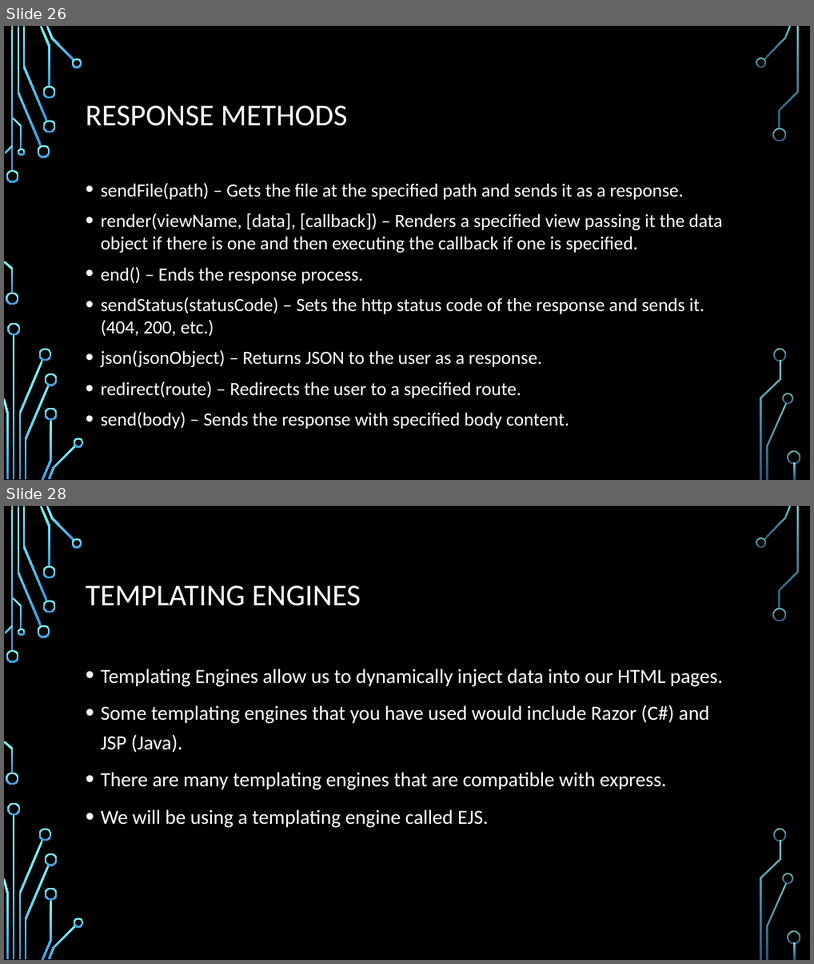
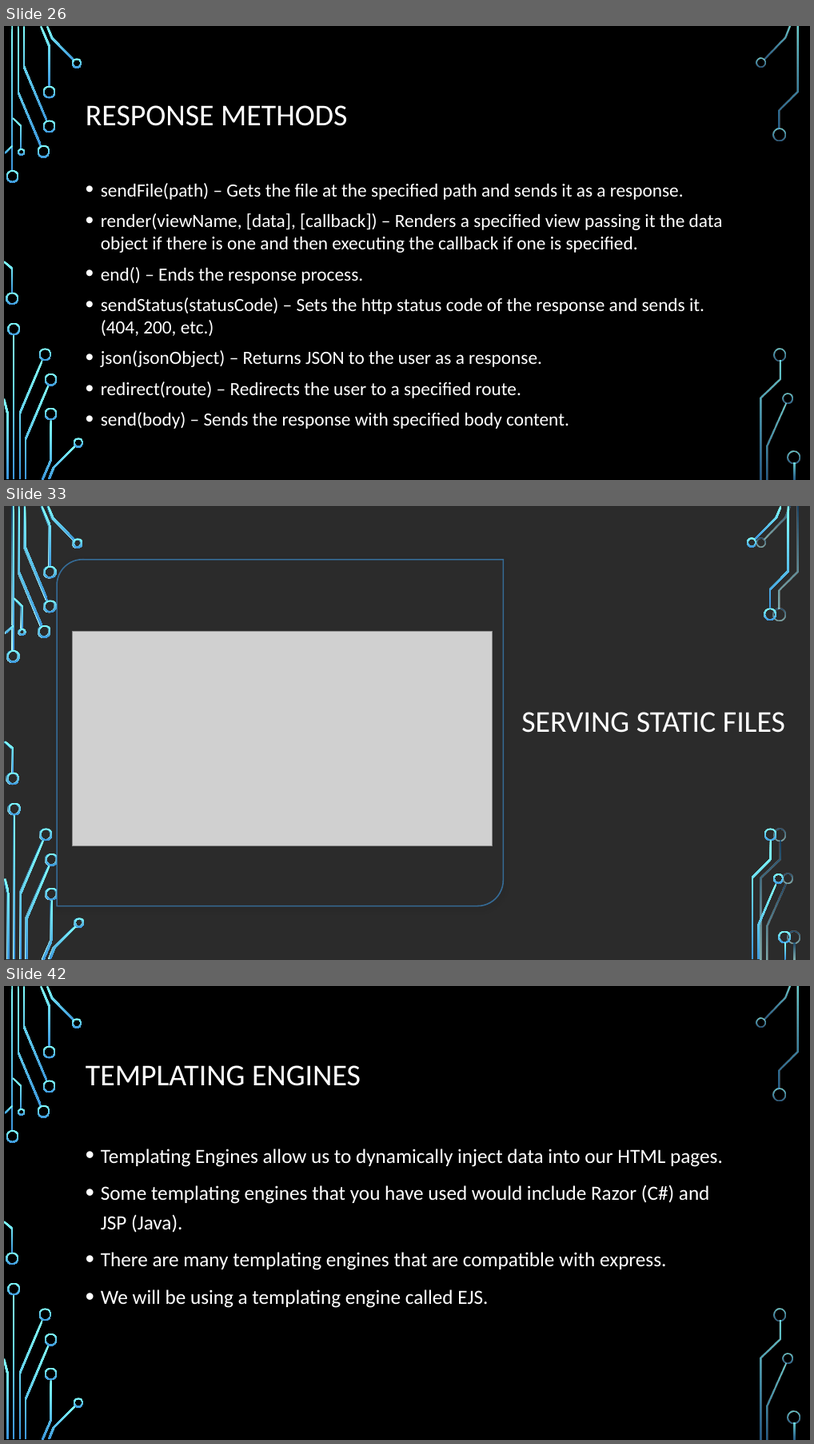
Before and after one commit to aliceroherty/ResearchProject, a slide deck: Presentation/Node.pptx. Shown one above the other, each under a label of ours: slides 26 and 28 before the commit, slides 26, 33 and 42 after it; the slides between them are not shown. The pictures are 814x964 and 814x1444 pixels, drawn with LibreOffice and Linux fonts; fonts in the diff are those of the drawing; grey boxes stand for pictures; background and template pictures are left out; a plain dark background stands for a picture behind light text. Boxes give left, top, right and bottom in pixels: in the first picture for what was removed or moved away, otherwise in the second. Text is boxed around its words. In the diff, an @@ line names an element or a change of style, - is before the commit and + after.

```diff
--- a/Presentation/Node.pptx
+++ b/Presentation/Node.pptx
@@ slide 33 added at (4, 506, 810, 960), background picture (left out) @@
@@ round diag rect added at (57, 560, 503, 905), fill #FFFFFF, outline #3D97DE 1.5 pt @@
@@ picture added at (72, 632, 493, 845) @@
@@ title added at (522, 712, 786, 732), 36 pt, text #FFFFFF @@
+SERVING STATIC FILES
@@ group added at (4, 506, 792, 960): 33 freeform shapes, 3 rectangles @@
@@ group added at (4, 506, 801, 960): 33 freeform shapes, 3 rectangles @@
@@ what was slide 28 is now slide 42 @@
```
Also in this commit, not shown: 13 other slides added, 18 other files.
